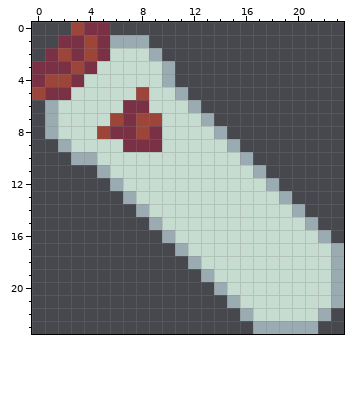
Pixel-art sprite: assets/sprites/vials/24x24Vial.png. The picture above is the old version.
The file is 24x24 pixels.
Once edited:
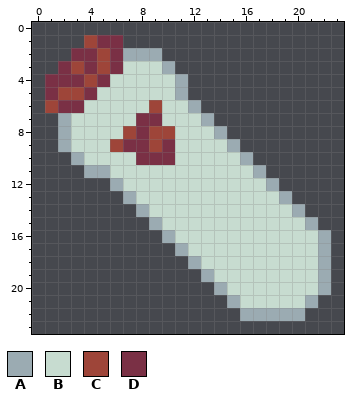
Palette (. is transparent): A #9babb2  B #c7dcd0  C #9e4539  D #7a3045
Difference:
@@ x 0..13 @@
- 0 ...CDD........
- 1 ..DDCDAAA.....
- 2 .DCDCDBBBA....
- 3 DDDCDBBBBBA...
- 4 DCCDBBBBBBA...
- 5 CDDBBBBBCBBA..
- 6 .ABBBBBDDBBBA.
- 7 .ABBBBCDCCBBBA
- 8 .ABBBCDDCDBBBB
- 9 ..ABBBBDDDBBBB
-10 ...AABBBBBBBBB
-11 .....ABBBBBBBB
+ 0 ..............
+ 1 ....CDD.......
+ 2 ...DDCDAAA....
+ 3 ..DCDCDBBBA...
+ 4 .DDDCDBBBBBA..
+ 5 .DCCDBBBBBBA..
+ 6 .CDDBBBBBCBBA.
+ 7 ..ABBBBBDDBBBA
+ 8 ..ABBBBCDCCBBB
+ 9 ..ABBBCDDCDBBB
+10 ...ABBBBDDDBBB
+11 ....AABBBBBBBB
 12 ......ABBBBBBB
@@ x 15..23 @@
 16 BBBBBBBA.
-17 BBBBBBBBA
-18 BBBBBBBBA
-19 BBBBBBBBA
-20 BBBBBBBBA
-21 ABBBBBBBA
-22 .ABBBBBA.
-23 ..AAAAA..
+17 BBBBBBBA.
+18 BBBBBBBA.
+19 BBBBBBBA.
+20 BBBBBBBA.
+21 ABBBBBA..
+22 .AAAAA...
+23 .........
